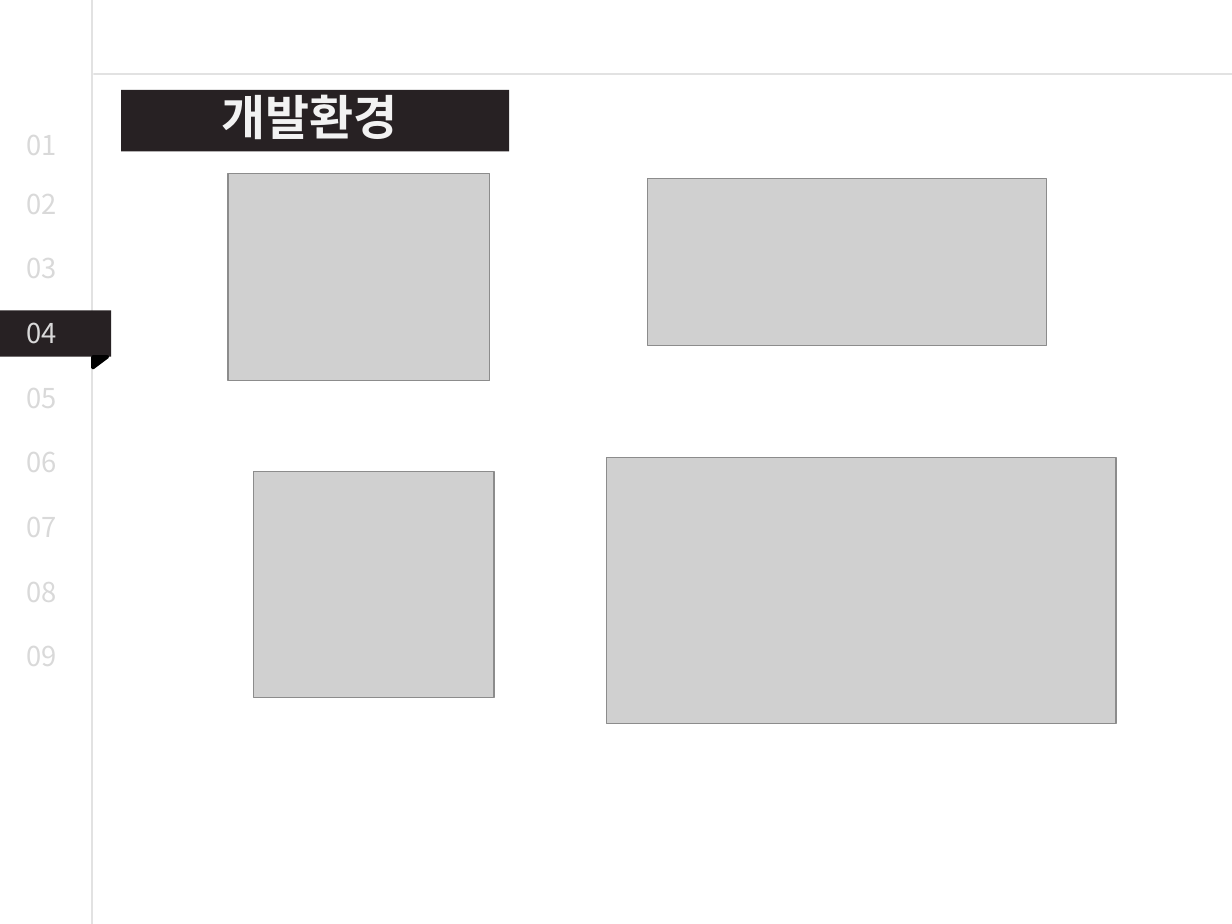
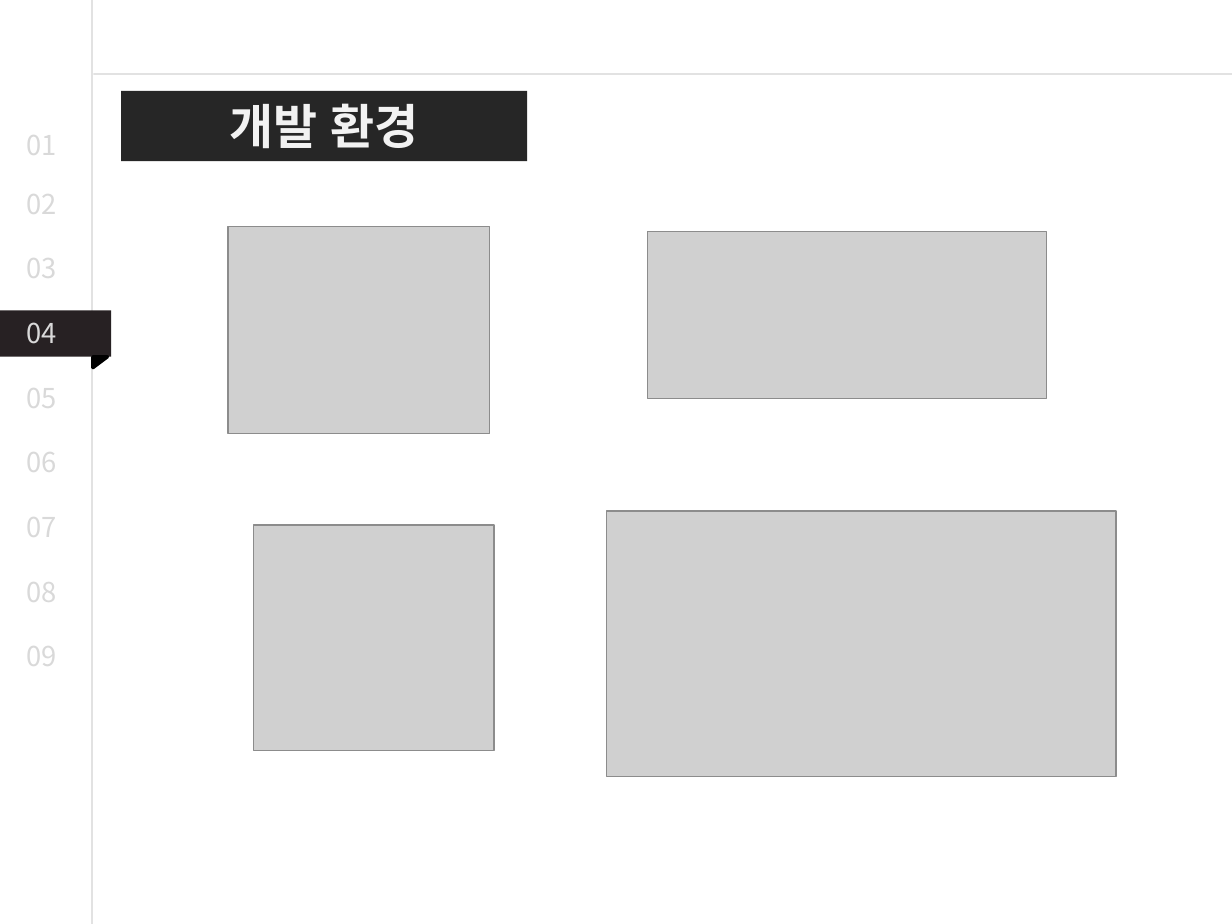
Before and after one commit to dkdldjswkd/Why-are-you-doing-this-to-me-, a slide deck: slide 11 of 나한테 왜 이래 최준영 진석진 임장빈.pptx (slide 7 before the commit). Drawn at 1232x924 pixels with LibreOffice and Linux fonts; fonts in the diff are those of the drawing; grey boxes stand for pictures. Boxes give left, top, right and bottom in pixels: in the first picture for what was removed or moved away, otherwise in the second. Text is boxed around its words. In the diff, an @@ line names an element or a change of style, - is before the commit and + after.

```diff
--- a/나한테 왜 이래 최준영 진석진 임장빈.pptx
+++ b/나한테 왜 이래 최준영 진석진 임장빈.pptx
@@ rectangle "개발 환경": place and size @@
-rectangle "개발 환경" at (222, 85, 398, 140)
+rectangle "개발 환경" at (121, 91, 527, 161)
@@ rectangle "개발 환경" at (121, 91, 527, 161): fill none to #262626 @@
@@ rectangle removed at (121, 90, 509, 152) @@
@@ text in rectangle at (230, 103, 419, 149): spaces changed @@
-개발환경
+개발 환경
@@ 4 pictures: place and size @@
-4 pictures at (228, 174, 1116, 724)
+4 pictures at (228, 227, 1116, 777)
```
Also in this commit, not shown: 10 other slides changed, 5 slides added, 1 other file.
